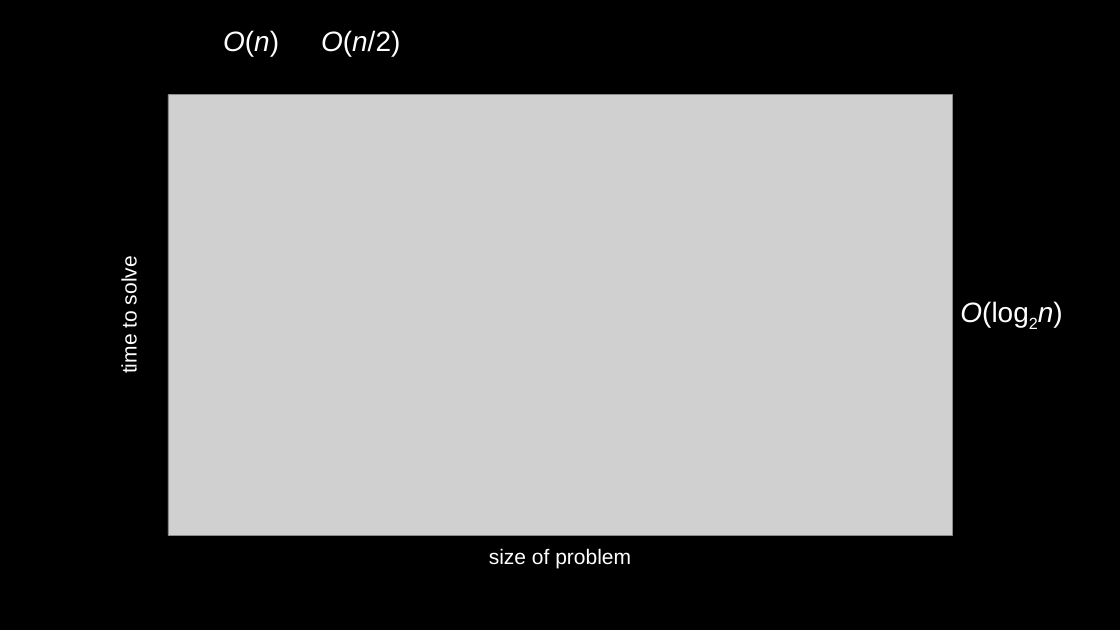
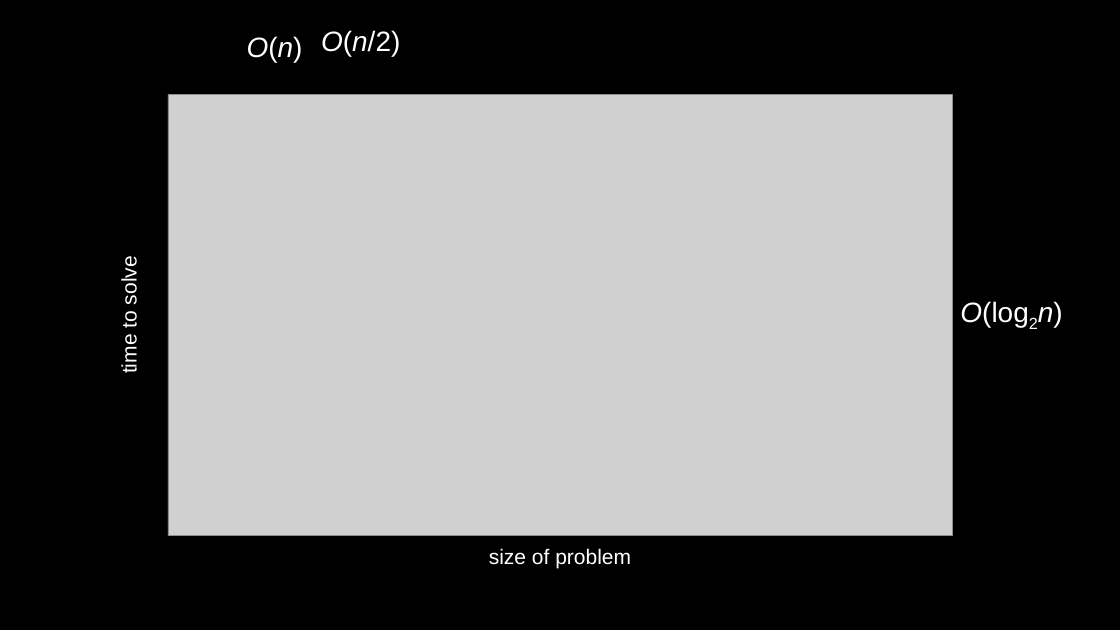
Before and after one commit to Akashdip1/tutoring, a slide deck: slide 3 of Slides/Class 13.pptx. Drawn at 1120x630 pixels with LibreOffice and Linux fonts; fonts in the diff are those of the drawing; grey boxes stand for pictures. Boxes give left, top, right and bottom in pixels: in the first picture for what was removed or moved away, otherwise in the second. Text is boxed around its words. In the diff, an @@ line names an element or a change of style, - is before the commit and + after.

```diff
--- a/Slides/Class 13.pptx
+++ b/Slides/Class 13.pptx
@@ text "O(n)" rewrapped from box(321, 30, 400, 56) to box(247, 36, 303, 63) @@
```
Also in this commit, not shown: 2 other slides changed, 6 other files.
